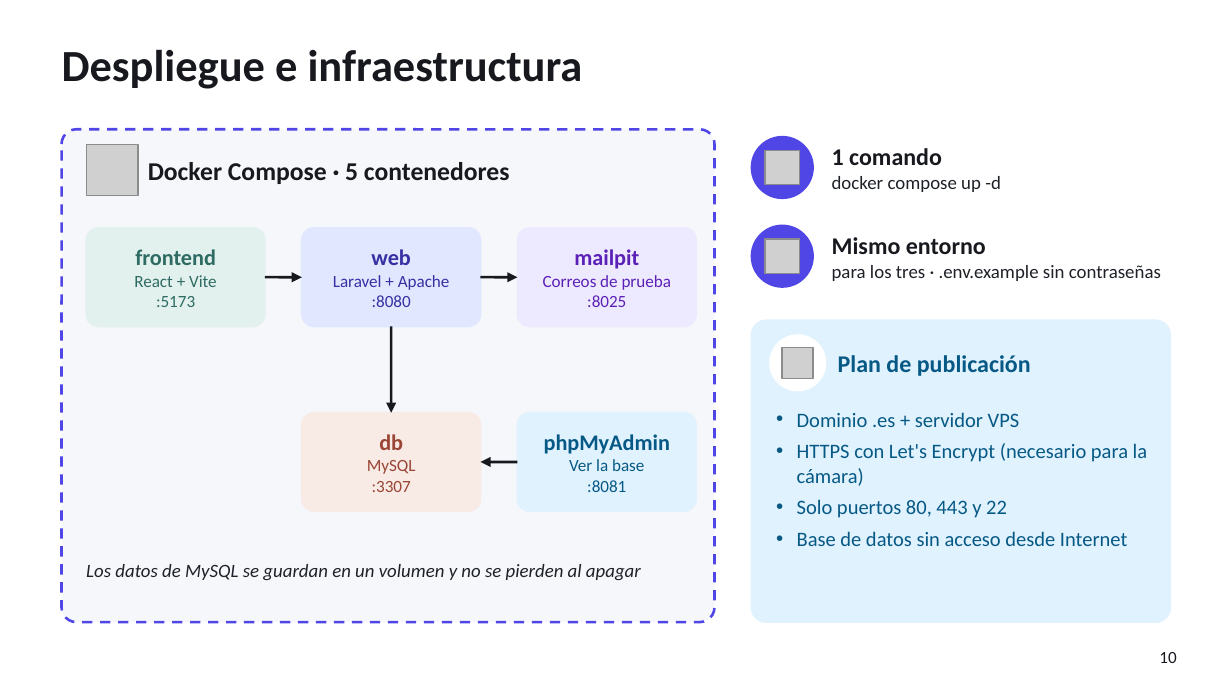
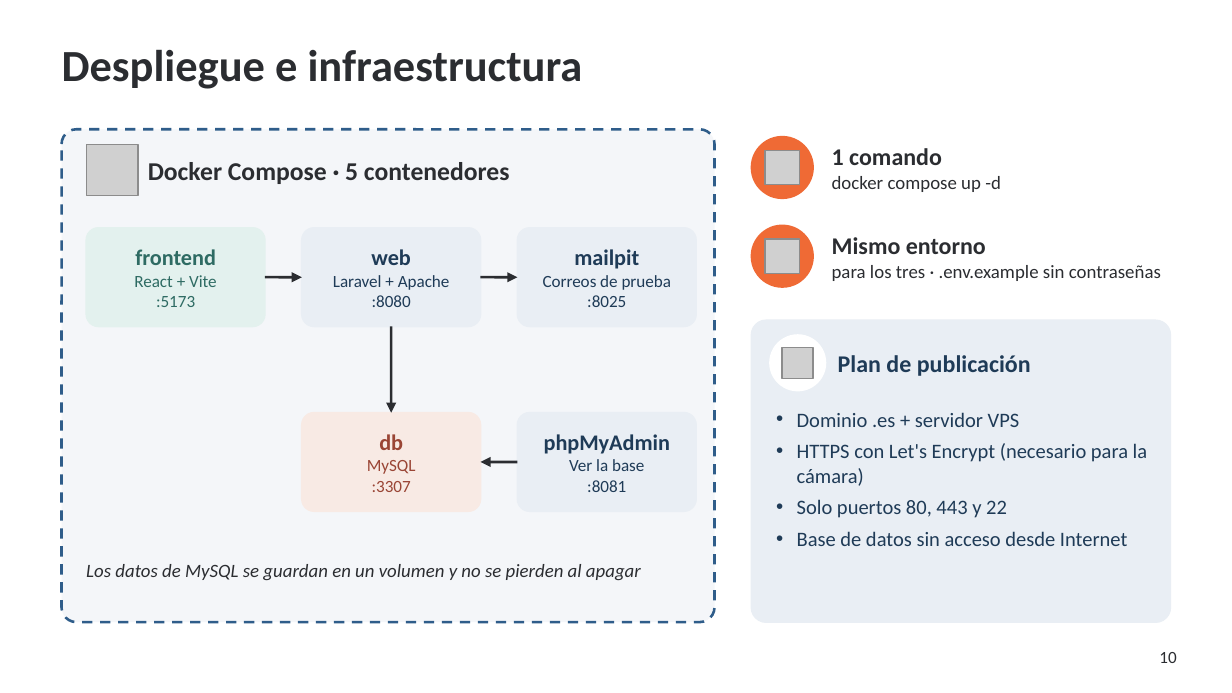
Before and after one commit to pablopedron/SABITECH, a slide deck: slide 10 of documents/Presentacion/07_2_DAW_Intermodular_1Evaluacion_SABITECH_WEB_Presentacion.pptx. Drawn at 1232x693 pixels with LibreOffice and Linux fonts; fonts in the diff are those of the drawing; grey boxes stand for pictures; background and template pictures are left out. Boxes give left, top, right and bottom in pixels: in the first picture for what was removed or moved away, otherwise in the second. Text is boxed around its words. In the diff, an @@ line names an element or a change of style, - is before the commit and + after.

```diff
--- a/documents/Presentacion/07_2_DAW_Intermodular_1Evaluacion_SABITECH_WEB_Presentacion.pptx
+++ b/documents/Presentacion/07_2_DAW_Intermodular_1Evaluacion_SABITECH_WEB_Presentacion.pptx
@@ rounded rectangle at (x1=62, y1=129, x2=715, y2=622): fill #F5F7FB to #F4F6F9; outline #4F46E5 1.5 pt dashed to #2F5D8A 1.5 pt dashed @@
@@ ellipse at (x1=752, y1=137, x2=813, y2=198): fill #4F46E5 to #EF6A35; outline #4F46E5 1 pt to #EF6A35 1 pt @@
@@ text "1 comando" at (x1=832, y1=148, x2=1001, y2=192): text colour #17191F to #2B2D31 in "1 comando"; text colour #1E2128 to #2B2D31 in "docker compose up -d" @@
@@ text "web" at (x1=333, y1=249, x2=450, y2=307): text colour #3730A3 to #1F3B57 @@
@@ rounded rectangle at (x1=302, y1=228, x2=480, y2=326): fill #E0E7FF to #E9EEF4; outline #E0E7FF 1 pt to #E9EEF4 1 pt @@
@@ text "mailpit" at (x1=543, y1=249, x2=671, y2=307): text colour #5B21B6 to #1F3B57 @@
@@ rounded rectangle at (x1=517, y1=228, x2=696, y2=326): fill #EDE9FE to #E9EEF4; outline #EDE9FE 1 pt to #E9EEF4 1 pt @@
@@ ellipse at (x1=752, y1=225, x2=813, y2=287): fill #4F46E5 to #EF6A35; outline #4F46E5 1 pt to #EF6A35 1 pt @@
@@ text "Mismo entorno" at (x1=832, y1=237, x2=1161, y2=281): text colour #17191F to #2B2D31 in "Mismo entorno"; text colour #1E2128 to #2B2D31 in "para los tres · .env.example sin contraseñas" @@
@@ arrow (265, 277) - (302, 277): stroke #17191F 1.5 pt to #2B2D31 1.5 pt @@
@@ arrow (480, 277) - (517, 277): stroke #17191F 1.5 pt to #2B2D31 1.5 pt @@
@@ arrow (391, 326) - (391, 413): stroke #17191F 1.5 pt to #2B2D31 1.5 pt @@
@@ rounded rectangle at (x1=752, y1=320, x2=1170, y2=622): fill #E0F2FE to #E9EEF4; outline #E0F2FE 1 pt to #E9EEF4 1 pt @@
@@ rounded rectangle at (x1=517, y1=413, x2=696, y2=511): fill #E0F2FE to #E9EEF4; outline #E0F2FE 1 pt to #E9EEF4 1 pt @@
@@ text colour #075985 to #1F3B57 in 3 elements at (x1=544, y1=434, x2=670, y2=492), (x1=838, y1=355, x2=1031, y2=376), (x1=797, y1=412, x2=1148, y2=546) @@
@@ arrow (480, 462) - (517, 462): stroke #17191F 1.5 pt to #2B2D31 1.5 pt @@
@@ text colour #17191F to #2B2D31 in 3 elements at (x1=62, y1=49, x2=583, y2=89), (x1=148, y1=162, x2=510, y2=184), (x1=1159, y1=652, x2=1176, y2=663) @@
```
Also in this commit, not shown: 14 other slides changed.
